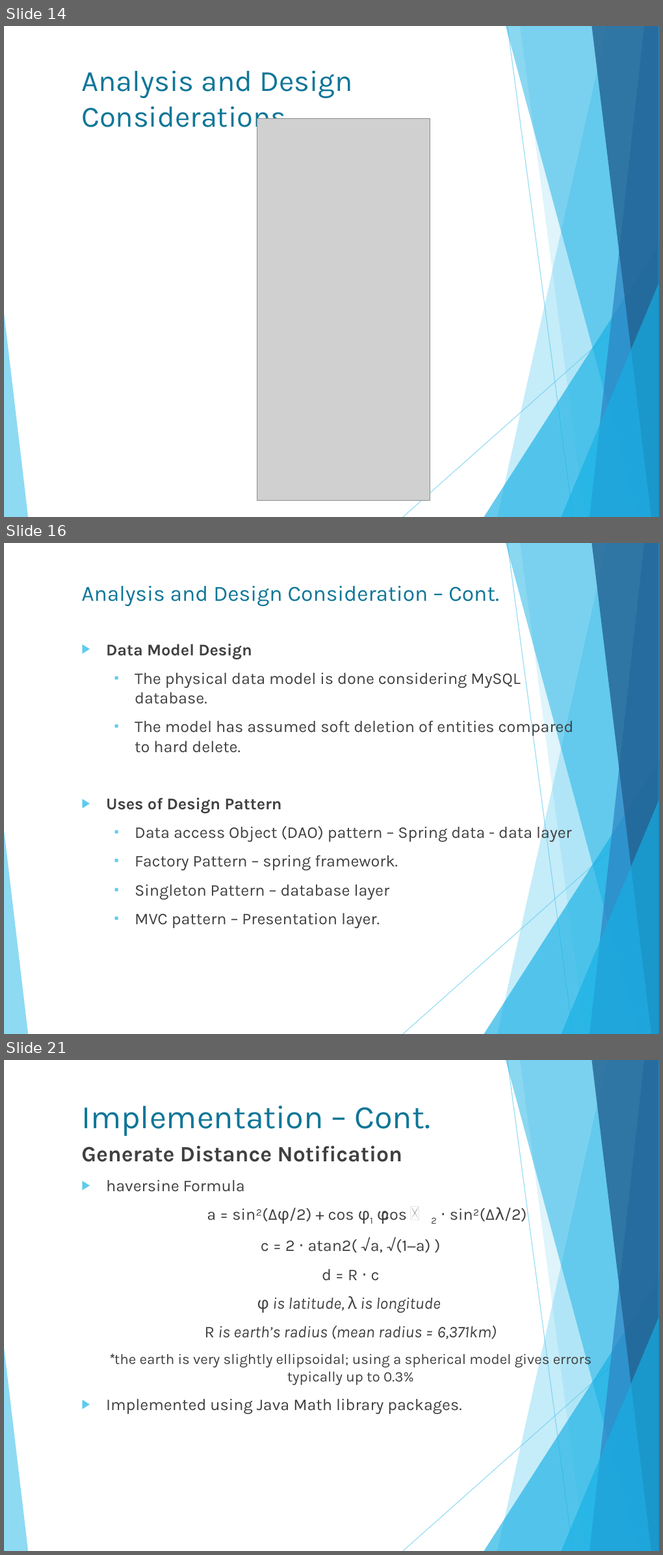
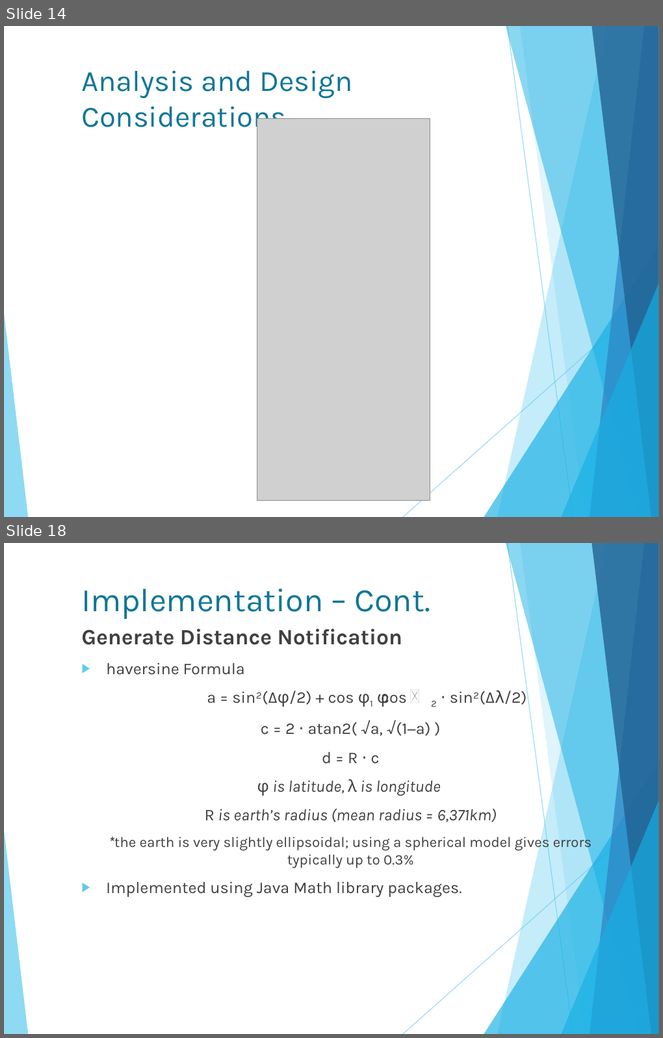
Before and after one commit to isurudewasurendra/SappuSavari, a slide deck: documentation/Location Based Mobile Marketing System.pptx. Shown one above the other, each under a label of ours: slides 14, 16 and 21 before the commit, slides 14 and 18 after it; the slides between them are not shown. The pictures are 663x1555 and 663x1038 pixels, drawn with LibreOffice and Linux fonts; fonts in the diff are those of the drawing; grey boxes stand for pictures. Boxes give left, top, right and bottom in pixels: in the first picture for what was removed or moved away, otherwise in the second. Text is boxed around its words. In the diff, an @@ line names an element or a change of style, - is before the commit and + after.

```diff
--- a/documentation/Location Based Mobile Marketing System.pptx
+++ b/documentation/Location Based Mobile Marketing System.pptx
@@ slide 16 removed at [4,543,659,1034], background #FFFFFF; not listed: 10 template elements that a slide beside it also shows @@
@@ title removed at [81,586,499,606] @@
-Analysis and Design Consideration – Cont.
@@ text removed at [106,644,574,928] @@
-▶ Data Model Design
-  ▪ The physical data model is done considering MySQL database.
-  ▪ The model has assumed soft deletion of entities compared to hard delete.
-▶ Uses of Design Pattern
-  ▪ Data access Object (DAO) pattern – Spring data - data layer
-  ▪ Factory Pattern – spring framework.
-  ▪ Singleton Pattern – database layer
-  ▪ MVC pattern – Presentation layer.
@@ what was slide 21 is now slide 18 @@
```
Also in this commit, not shown: 12 slides changed, 4 slides added, 6 other slides removed, 21 other files.
